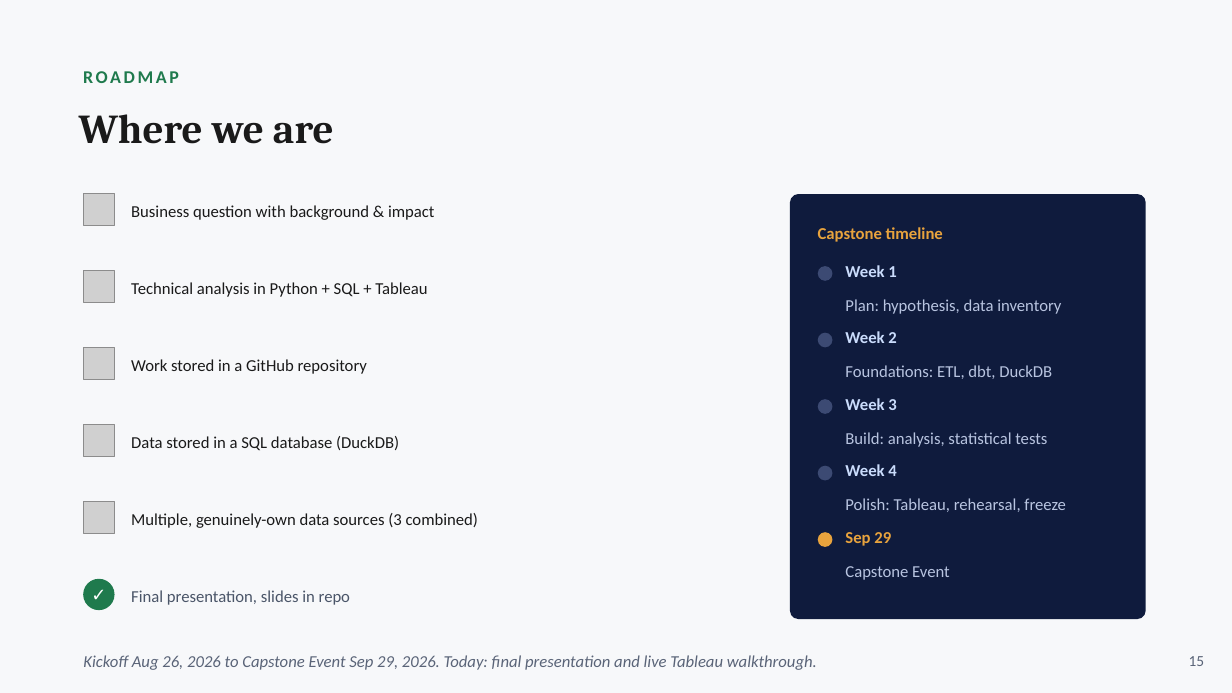
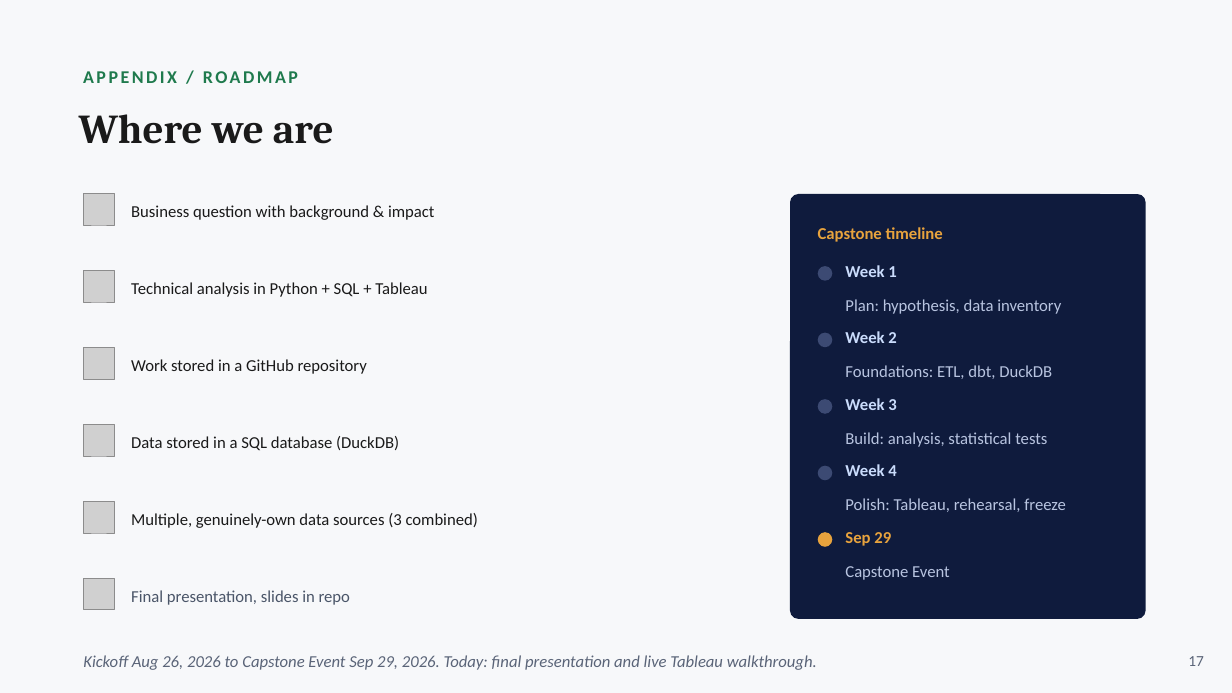
Before and after one commit to Simba90m/capstone_project_worth_the_investment_PL, a slide deck: slide 17 of Worth_the_Investment_Capstone_Skeleton_Final.pptx (slide 15 before the commit). Drawn at 1232x693 pixels with LibreOffice and Linux fonts; fonts in the diff are those of the drawing; grey boxes stand for pictures. Boxes give left, top, right and bottom in pixels: in the first picture for what was removed or moved away, otherwise in the second. Text is boxed around its words. In the diff, an @@ line names an element or a change of style, - is before the commit and + after.

```diff
--- a/Worth_the_Investment_Capstone_Skeleton_Final.pptx
+++ b/Worth_the_Investment_Capstone_Skeleton_Final.pptx
@@ text at [83, 71, 298, 83]: text changed @@
-ROADMAP
+APPENDIX / ROADMAP
@@ ellipse removed at [83, 579, 115, 610] @@
@@ text removed at [83, 579, 115, 610] @@
-✓
@@ picture added at [83, 579, 114, 609] @@
@@ text at [1188, 656, 1204, 666]: text changed @@
-15
+17
```
Also in this commit, not shown: 14 other slides changed, 2 slides added.
